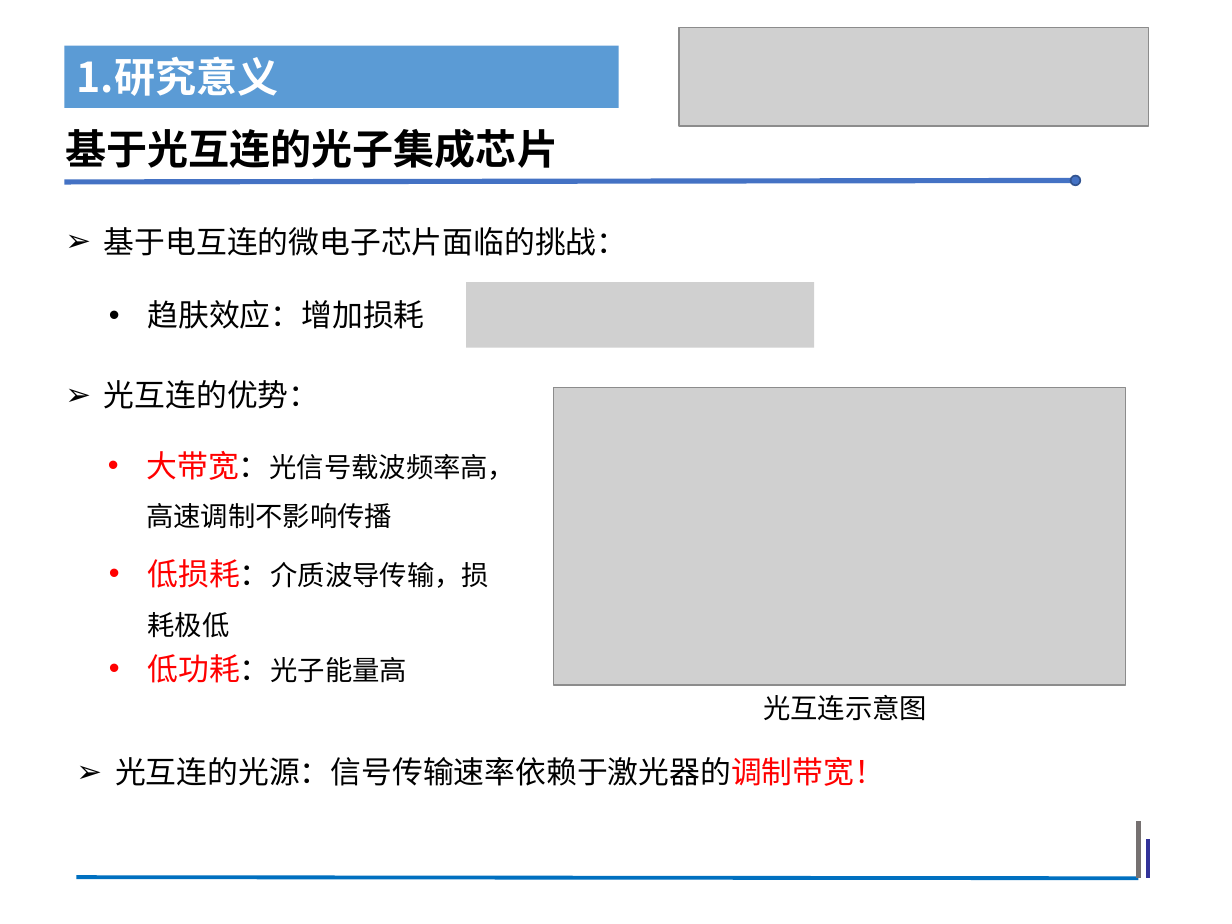
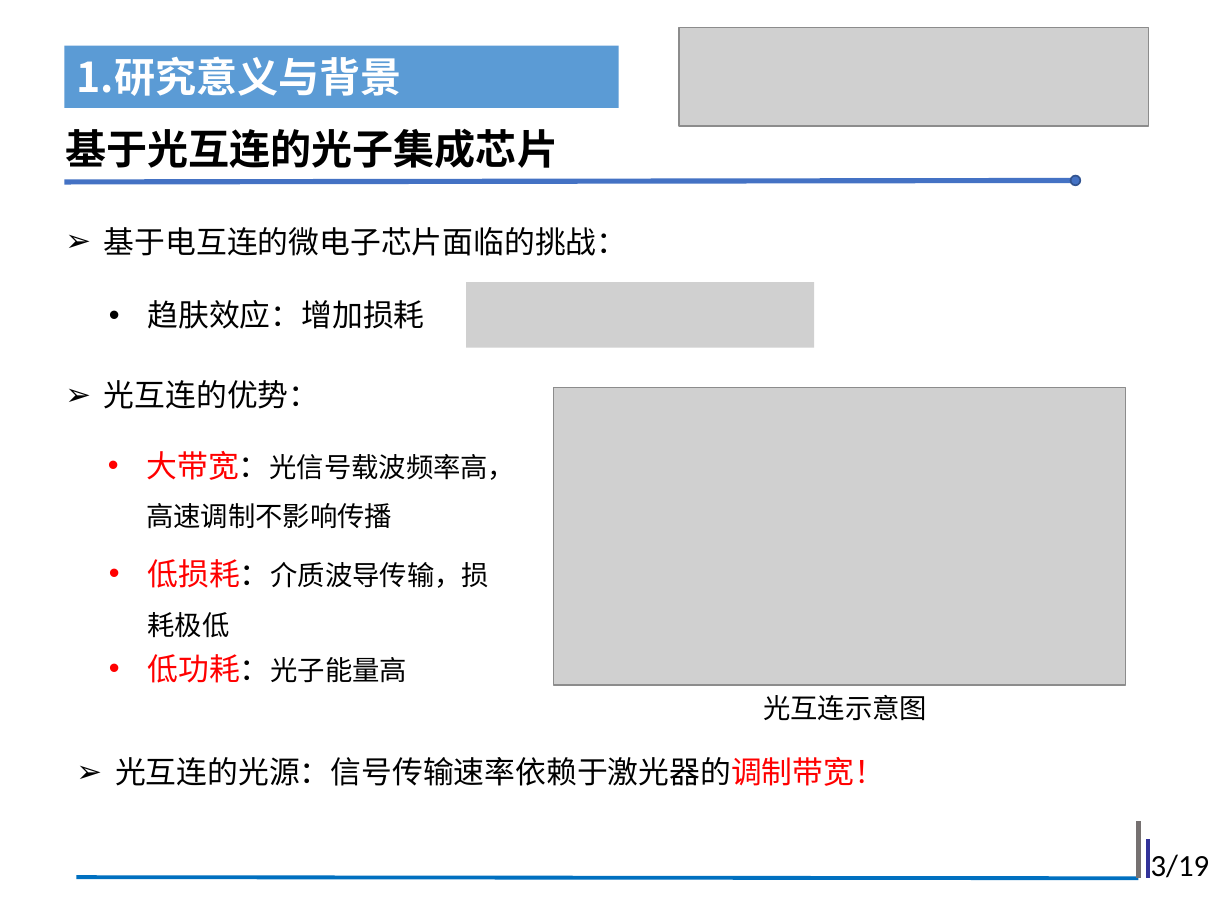
Before and after one commit to Wu-30MKI/Directly-Modulated-Laser, a slide deck: slide 3 of 组会-吴冀亮.pptx (slide 2 before the commit). Drawn at 1232x924 pixels with LibreOffice and Linux fonts; fonts in the diff are those of the drawing; grey boxes stand for pictures. Boxes give left, top, right and bottom in pixels: in the first picture for what was removed or moved away, otherwise in the second. Text is boxed around its words. In the diff, an @@ line names an element or a change of style, - is before the commit and + after.

```diff
--- a/组会-吴冀亮.pptx
+++ b/组会-吴冀亮.pptx
@@ text in rectangle at <box>76,56,401,96</box>: text changed @@
-1.研究意义
+1.研究意义与背景
@@ text added at <box>1151,854,1210,878</box>, 18 pt, text #000000 @@
+3/19
```
Also in this commit, not shown: 7 other slides changed, 11 slides added, 9 slides removed.
